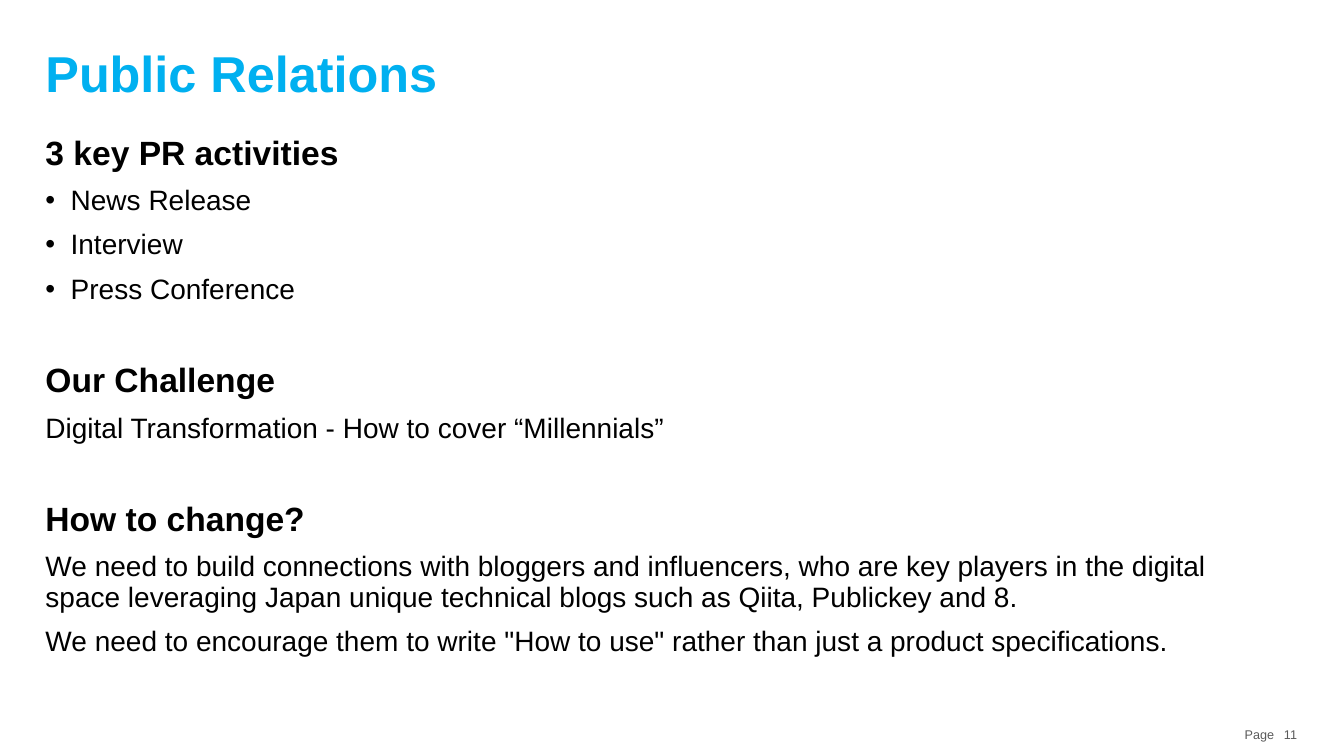
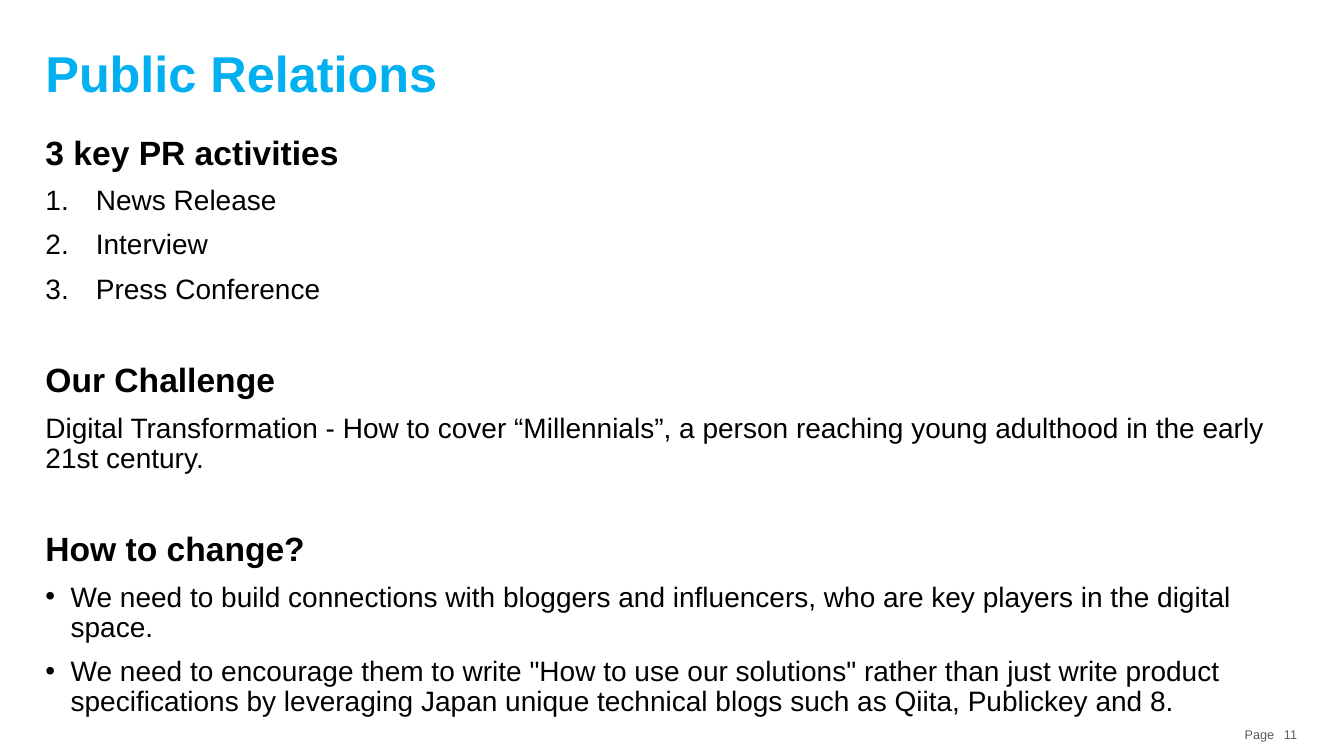
Before and after one commit to souebina/GitHub-Japan-Marketing-Plan, a slide deck: slide 11 of GitHub Japan Marketing Strategy.pptx. Drawn at 1344x756 pixels with LibreOffice and Linux fonts; fonts in the diff are those of the drawing. Boxes give left, top, right and bottom in pixels: in the first picture for what was removed or moved away, otherwise in the second. Text is boxed around its words. In the diff, an @@ line names an element or a change of style, - is before the commit and + after.

```diff
--- a/GitHub Japan Marketing Strategy.pptx
+++ b/GitHub Japan Marketing Strategy.pptx
@@ text at bbox=[96, 189, 320, 300]: bullet • to 1. @@
@@ text at bbox=[45, 417, 1264, 473]: text changed @@
-Digital Transformation - How to cover “Millennials”
+Digital Transformation - How to cover “Millennials”, a person reaching young adulthood in the early 21st century.
@@ text at bbox=[71, 586, 1230, 716]: text changed @@
-We need to build connections with bloggers and influencers, who are key players in the digital space leveraging Japan unique technical blogs such as Qiita, Publickey and 8.
-We need to encourage them to write "How to use" rather than just a product specifications.
+• We need to build connections with bloggers and influencers, who are key players in the digital space.
+• We need to encourage them to write "How to use our solutions" rather than just write product specifications by leveraging Japan unique technical blogs such as Qiita, Publickey and 8.
```
Also in this commit, not shown: 1 other slide changed.
